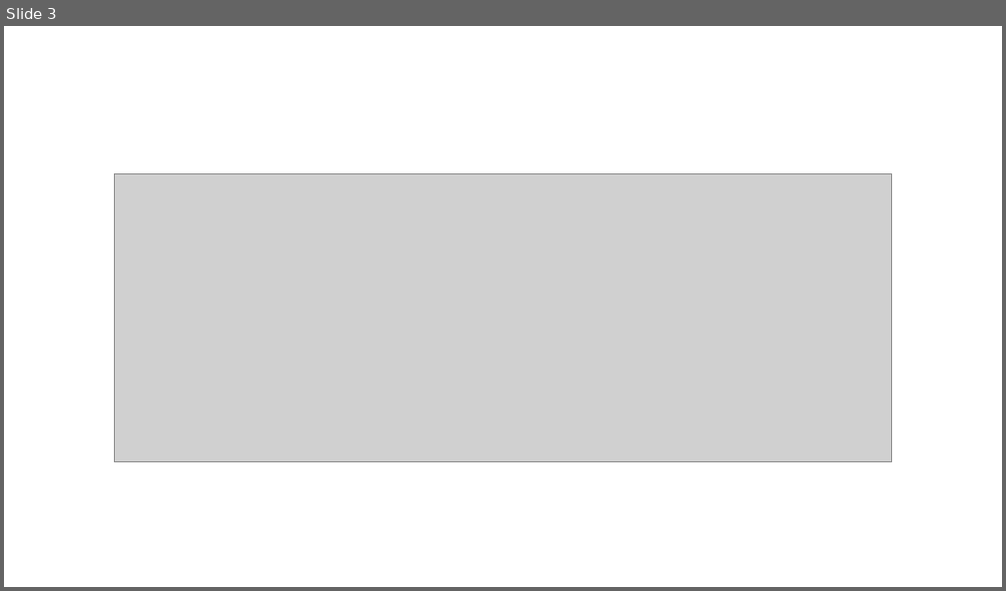
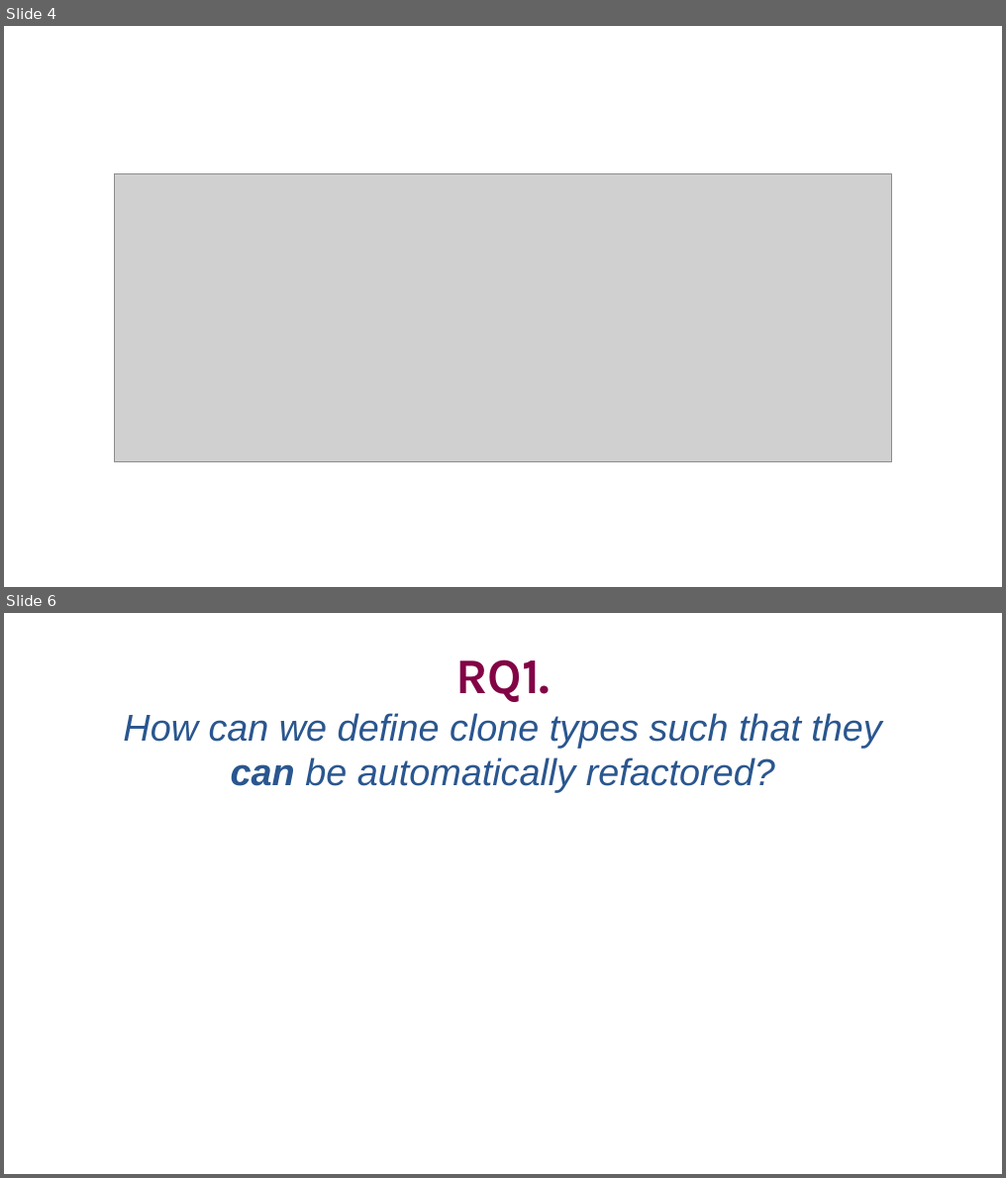
Before and after one commit to SimonBaars/Master-Thesis-Simon-Baars, a slide deck: presentations/FinalPresentation.odp. Shown one above the other, each under a label of ours: slide 3 before the commit, slides 4 and 6 after it; the slides between them are not shown. The pictures are 1006x591 and 1006x1178 pixels, drawn with LibreOffice and Linux fonts; fonts in the diff are those of the drawing; grey boxes stand for pictures. Boxes give left, top, right and bottom in pixels: in the first picture for what was removed or moved away, otherwise in the second. Text is boxed around its words. In the diff, an @@ line names an element or a change of style, - is before the commit and + after.

```diff
--- a/presentations/FinalPresentation.odp
+++ b/presentations/FinalPresentation.odp
@@ slide 6 added at box(4, 613, 1002, 1174), background #FFFFFF @@
@@ free added at box(111, 640, 895, 797), 36 pt, text #2A568F, italic @@
+RQ1.
+How can we define clone types such that they can be automatically refactored?
@@ what was slide 3 is now slide 4 @@
```
Also in this commit, not shown: 4 slides changed, 8 other slides added, 1 slide removed.
